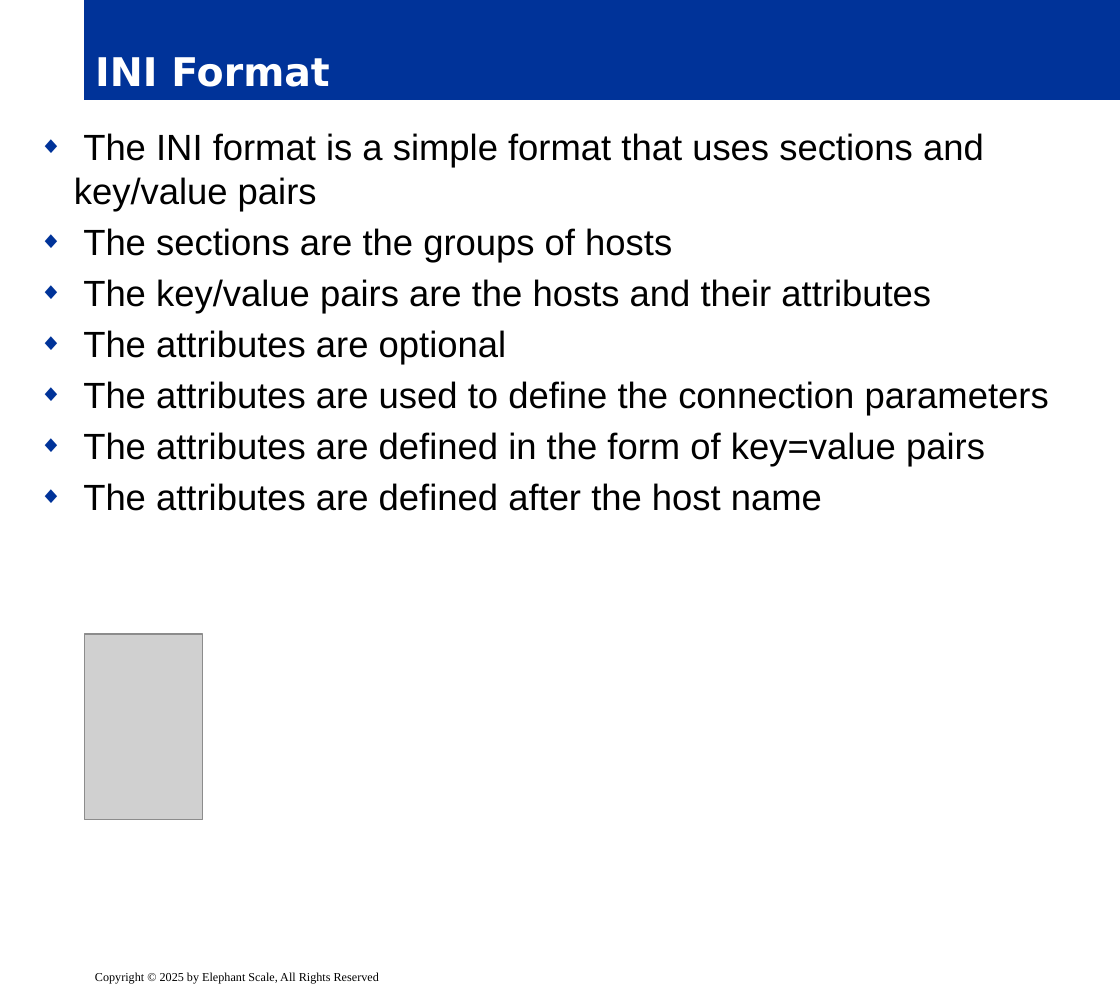
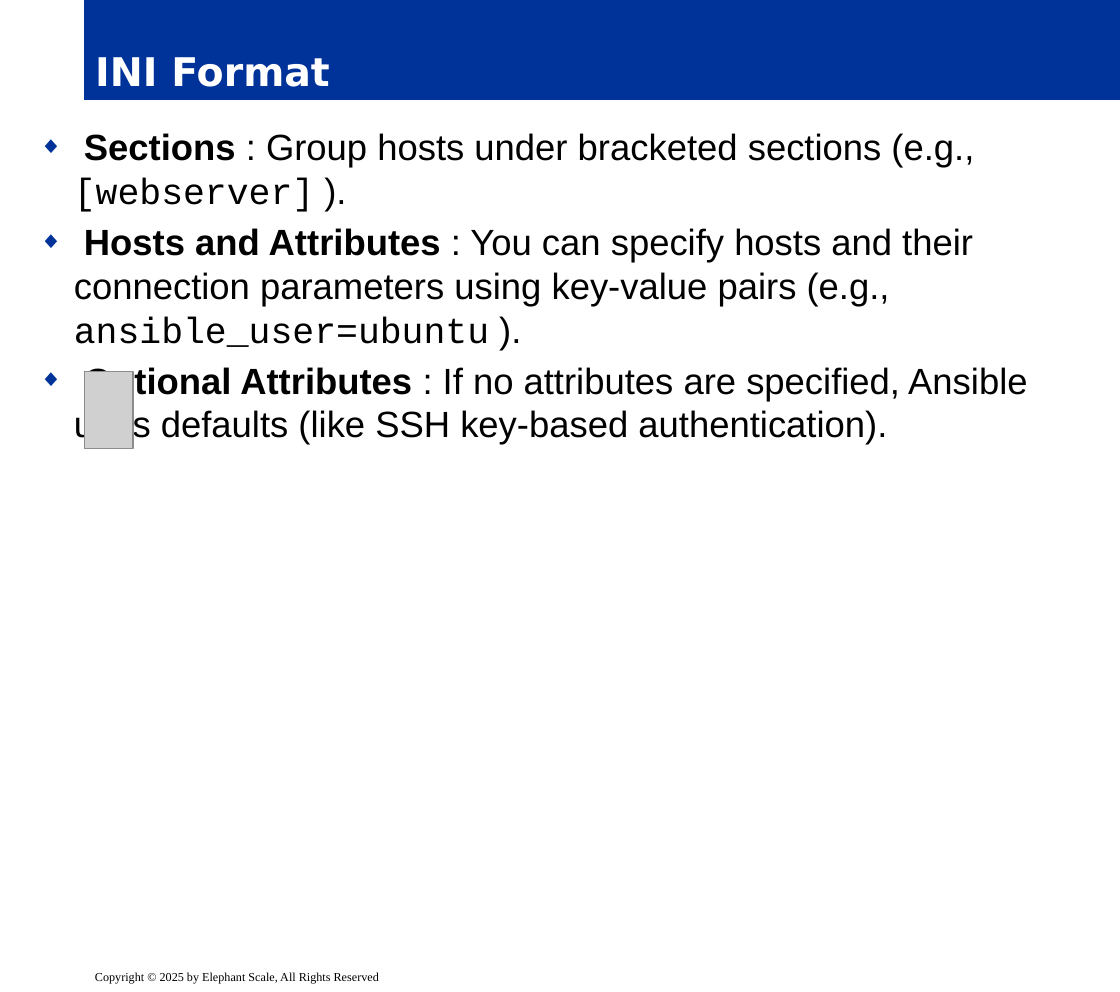
Before and after one commit to elephantscale/es-training-new, a slide deck: slide 17 of ansible/release/02__ansible-basic.pptx. Drawn at 1120x992 pixels with LibreOffice and Linux fonts; fonts in the diff are those of the drawing; grey boxes stand for pictures; background and template pictures are left out. Boxes give left, top, right and bottom in pixels: in the first picture for what was removed or moved away, otherwise in the second. Text is boxed around its words. In the diff, an @@ line names an element or a change of style, - is before the commit and + after.

```diff
--- a/ansible/release/02__ansible-basic.pptx
+++ b/ansible/release/02__ansible-basic.pptx
@@ text at bbox=[74, 133, 1027, 445]: text changed @@
-◆ The INI format is a simple format that uses sections and key/value pairs
-◆ The sections are the groups of hosts
-◆ The key/value pairs are the hosts and their attributes
-◆ The attributes are optional
-◆ The attributes are used to define the connection parameters
-◆ The attributes are defined in the form of key=value pairs
-◆ The attributes are defined after the host name
+◆ Sections : Group hosts under bracketed sections (e.g., [webserver] ).
+◆ Hosts and Attributes : You can specify hosts and their connection parameters using key-value pairs (e.g., ansible_user=ubuntu ).
+◆ Optional Attributes : If no attributes are specified, Ansible uses defaults (like SSH key-based authentication).
@@ picture: place and size @@
-picture at bbox=[84, 634, 203, 820]
+picture at bbox=[84, 372, 133, 448]
```
Also in this commit, not shown: 26 other slides changed, 6 other files.
